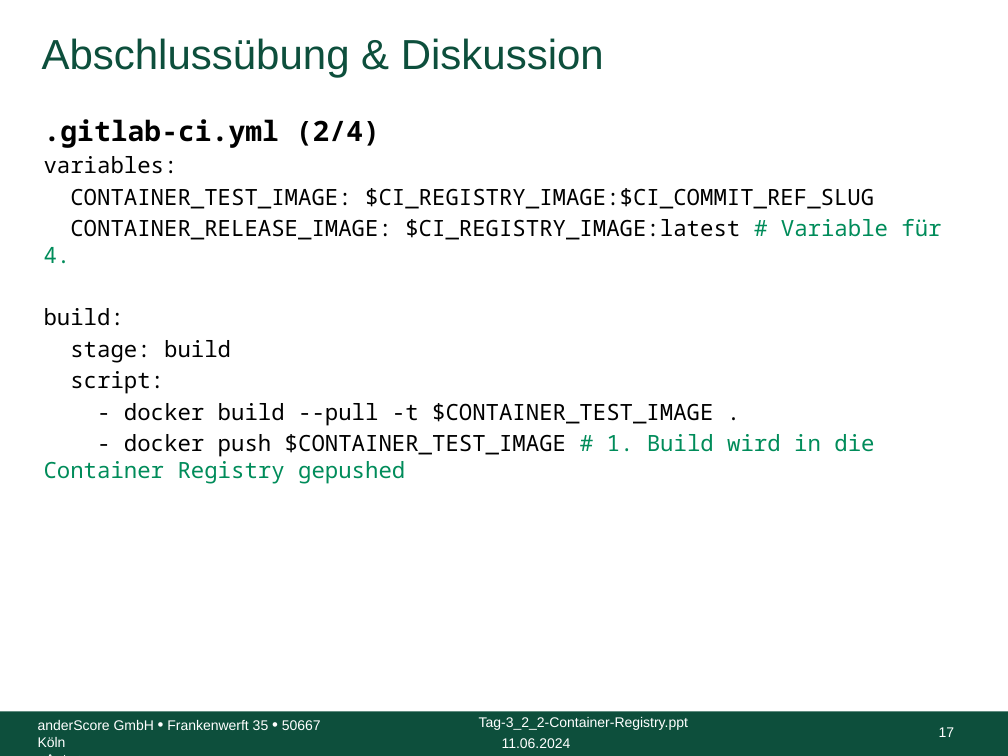
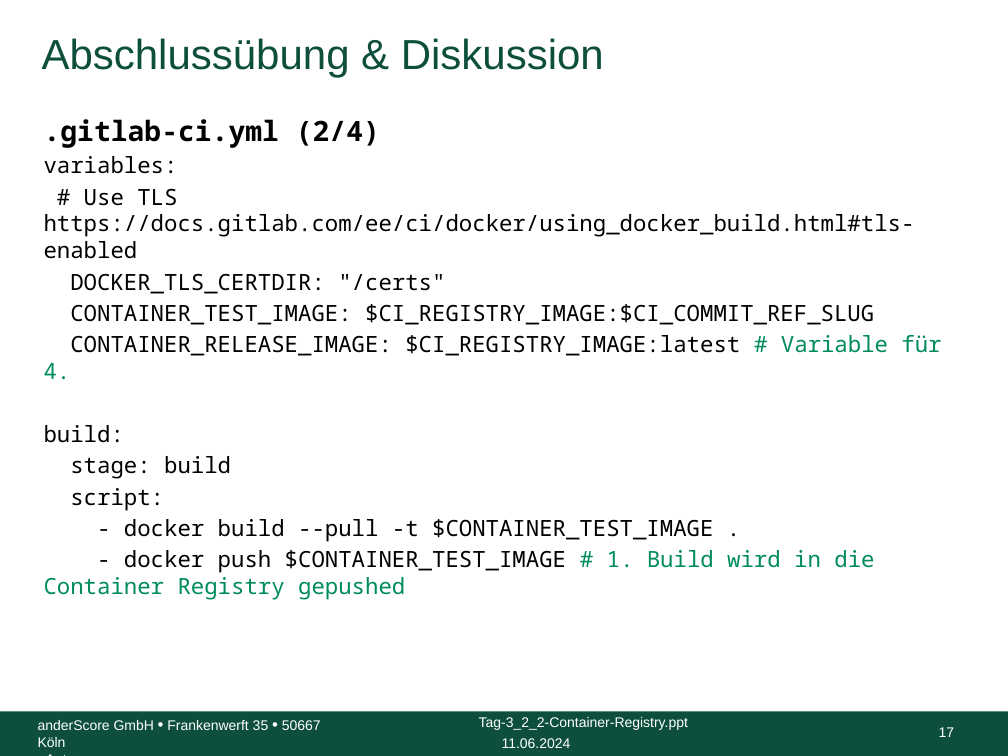
Before and after one commit to anderscore-gmbh/gitlab, a slide deck: slide 17 of slides/Tag-3_6-Abschluss_inkl_Aufgaben.pptx. Drawn at 1008x756 pixels with LibreOffice and Linux fonts; fonts in the diff are those of the drawing; background and template pictures are left out. Boxes give left, top, right and bottom in pixels: in the first picture for what was removed or moved away, otherwise in the second. Text is boxed around its words. In the diff, an @@ line names an element or a change of style, - is before the commit and + after.

```diff
--- a/slides/Tag-3_6-Abschluss_inkl_Aufgaben.pptx
+++ b/slides/Tag-3_6-Abschluss_inkl_Aufgaben.pptx
@@ text at (x1=44, y1=188, x2=915, y2=294): paragraphs added @@
+# Use TLS https://docs.gitlab.com/ee/ci/docker/using_docker_build.html#tls-enabled
+DOCKER_TLS_CERTDIR: "/certs"
```
Also in this commit, not shown: 3 other slides changed.
